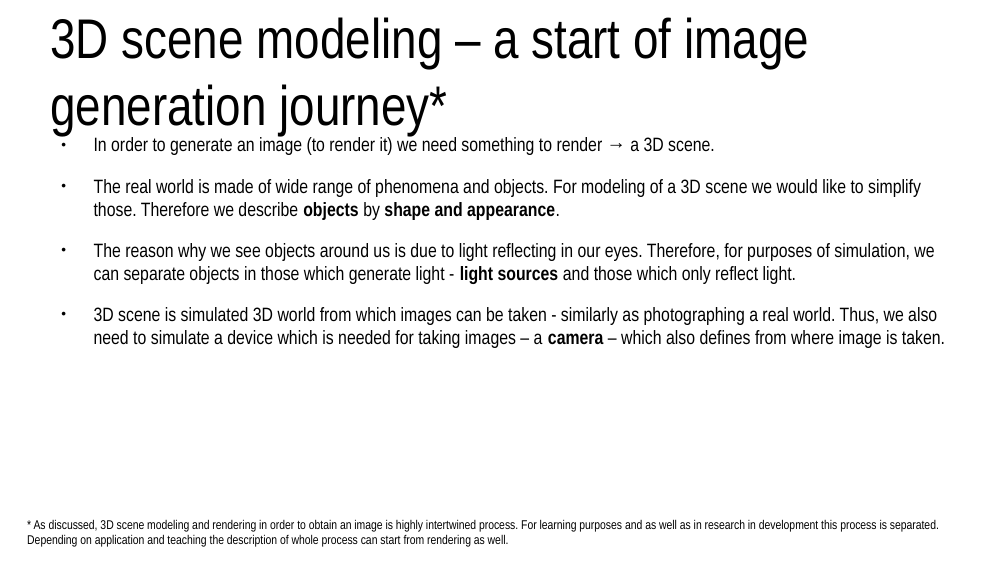
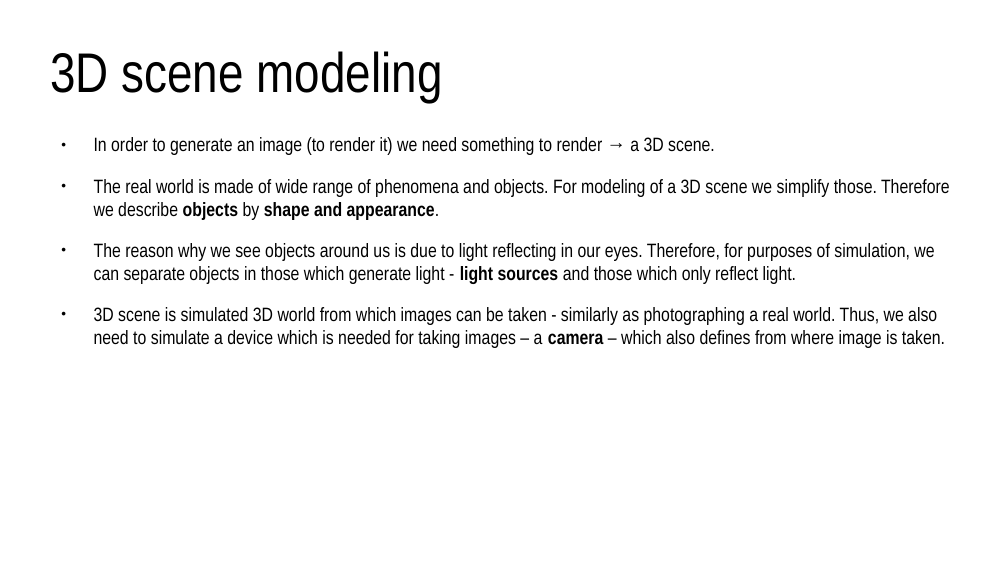
Before and after one commit to lorentzo/IntroductionToComputerGraphics, a slide deck: slide 9 of lectures/2_overview_computer_image_generation/computer_image_generation_overview.odp (slide 8 before the commit). Drawn at 1008x567 pixels with LibreOffice and Linux fonts; fonts in the diff are those of the drawing. Boxes give left, top, right and bottom in pixels: in the first picture for what was removed or moved away, otherwise in the second. Text is boxed around its words. In the diff, an @@ line names an element or a change of style, - is before the commit and + after.

Commit message:
transformations, intro, 3D scene, models, more on 3D scene

```diff
--- a/lectures/2_overview_computer_image_generation/computer_image_generation_overview.odp
+++ b/lectures/2_overview_computer_image_generation/computer_image_generation_overview.odp
@@ title at (50, 51, 443, 102): text changed @@
-3D scene modeling – a start of image generation journey*
+3D scene modeling
@@ text at (94, 179, 950, 220): text changed @@
-● The real world is made of wide range of phenomena and objects. For modeling of a 3D scene we would like to simplify those. Therefore we describe objects by shape and appearance.
+● The real world is made of wide range of phenomena and objects. For modeling of a 3D scene we simplify those. Therefore we describe objects by shape and appearance.
@@ text removed at (27, 519, 939, 547) @@
-* As discussed, 3D scene modeling and rendering in order to obtain an image is highly intertwined process. For learning purposes and as well as in research in development this process is separated. Depending on application and teaching the description of whole process can start from rendering as well.
```
Also in this commit, not shown: 15 other slides changed, 11 slides added, 10 other files.
